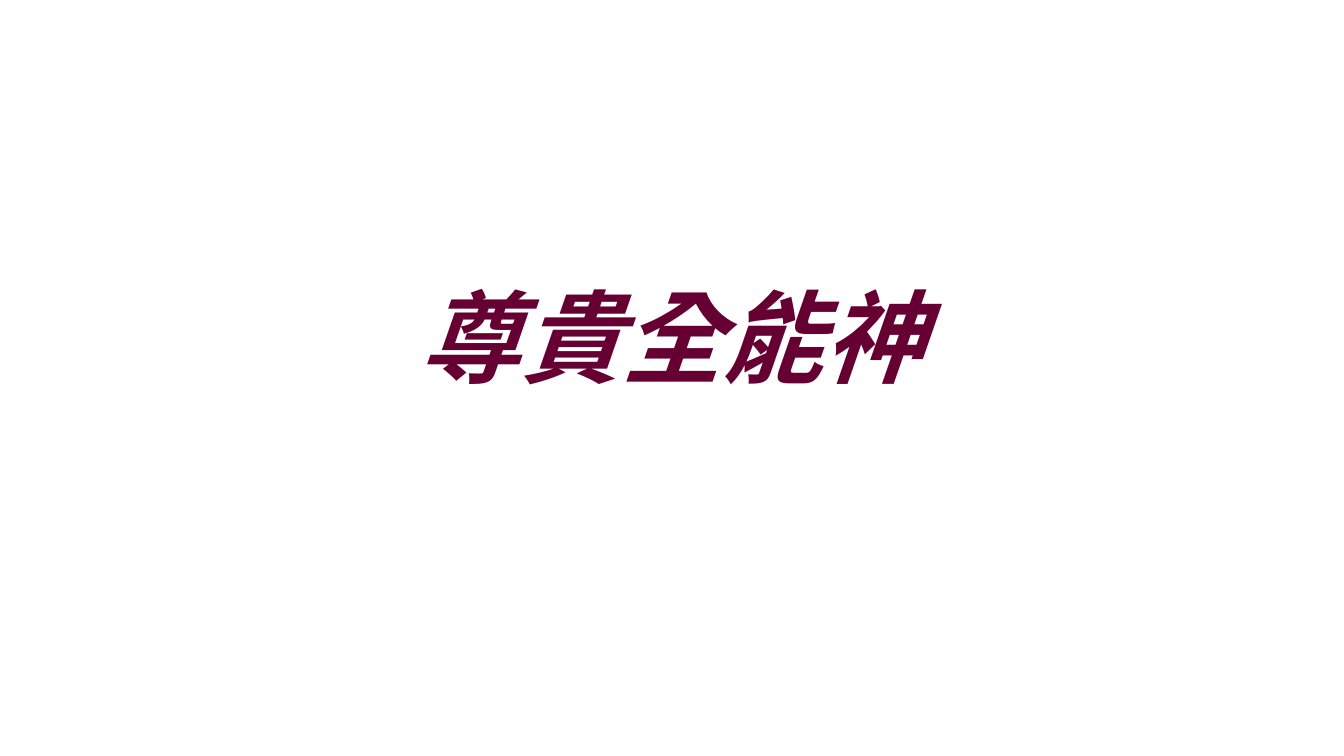
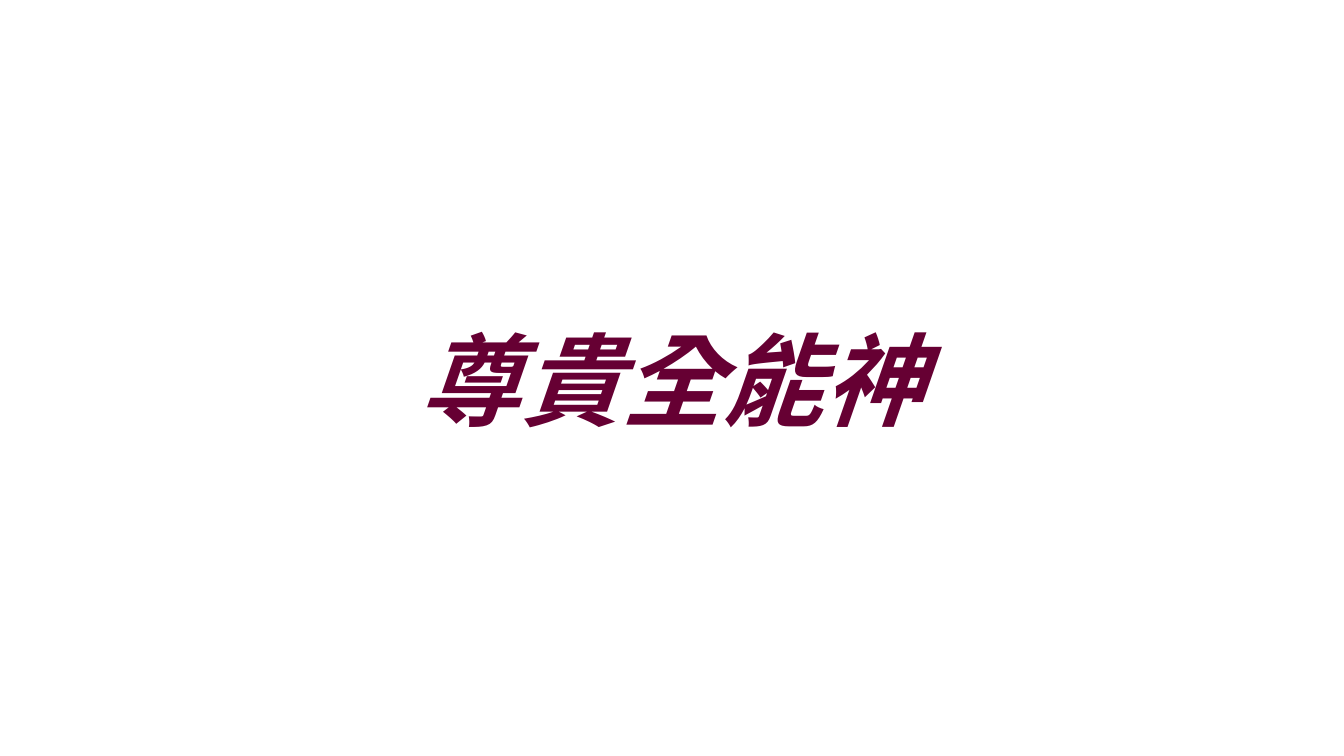
Before and after one commit to batisuoc/other-ppts, a slide deck: slide 4 of 崇拜流程_version02.pptx. Drawn at 1344x756 pixels with LibreOffice and Linux fonts; fonts in the diff are those of the drawing; background and template pictures are left out. Boxes give left, top, right and bottom in pixels: in the first picture for what was removed or moved away, otherwise in the second. Text is boxed around its words. In the diff, an @@ line names an element or a change of style, - is before the commit and + after.

```diff
--- a/崇拜流程_version02.pptx
+++ b/崇拜流程_version02.pptx
@@ title "尊貴全能神" moved from (x1=420, y1=289, x2=924, y2=385) to (x1=420, y1=332, x2=924, y2=428) @@
```
Also in this commit, not shown: 8 other slides changed.
